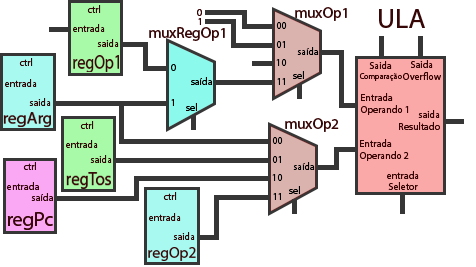
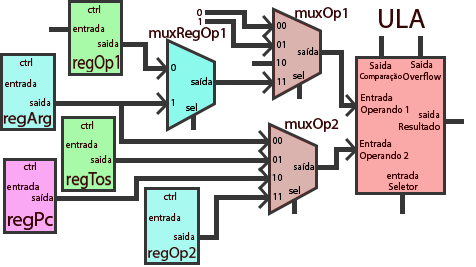
The second 476 × 267 image is a revision of the first. Changes to its layers:
added layer "Layer 22" above "Layer 21" over [258, 186, 271, 209]
added layer "Layer 21" above "Layer 20" over [258, 167, 271, 190]
added layer "Layer 20" above "Layer 19" over [258, 149, 271, 172]
added layer "Layer 19" above "Layer 18" over [258, 130, 271, 153]
added layer "Layer 18" above "Layer 17" over [156, 92, 166, 115]
added layer "Layer 17" above "Layer 16" over [156, 57, 166, 80]
added layer "Layer 16" above "Layer 15" over [262, 71, 275, 94]
added layer "Layer 15" above "Layer 14" over [345, 138, 355, 161]
added layer "Layer 14" above "Layer 13" over [345, 94, 355, 117]
added layer "Layer 13" above "Layer 12" over [262, 34, 275, 57]
added layer "Layer 12" above "sel" over [262, 15, 275, 38]
